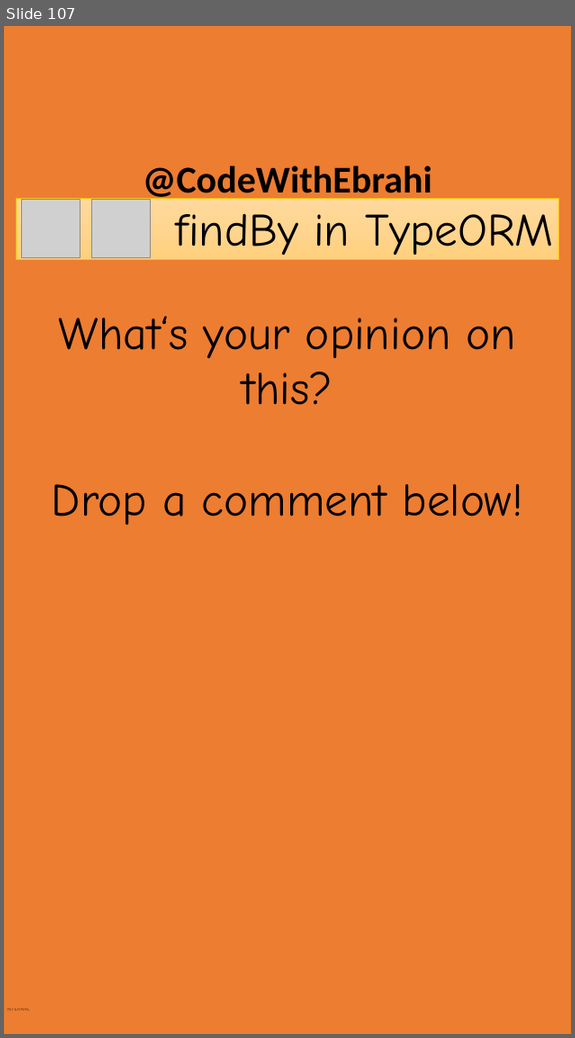
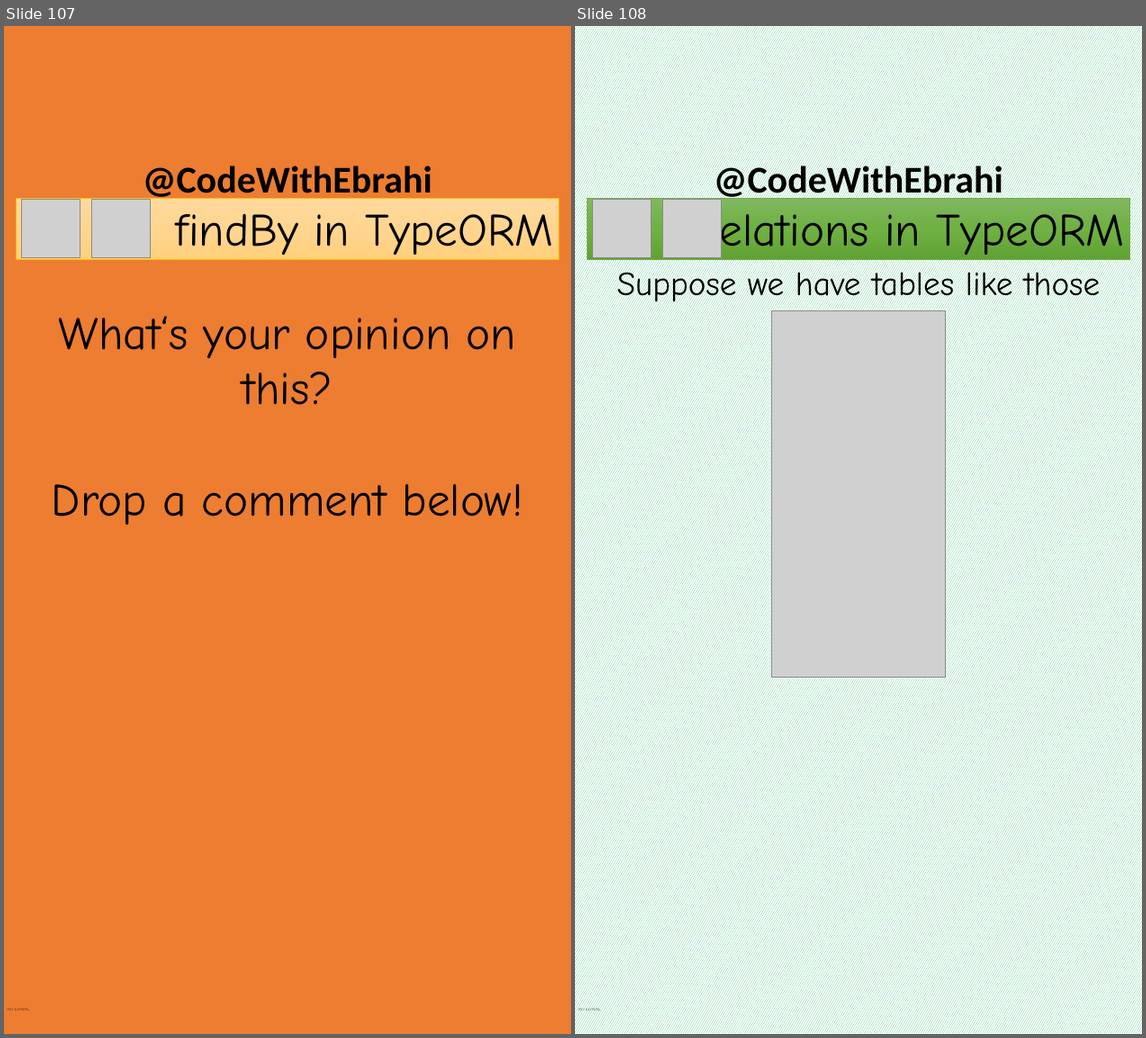
Before and after one commit to ebrahimsalehi1/python_codes, a slide deck: assets/images.pptx. Shown side by side, each under a label of ours: slide 107 before the commit, slides 107 and 108 after it. The pictures are 575x1038 and 1146x1038 pixels, drawn with LibreOffice and Linux fonts; fonts in the diff are those of the drawing; grey boxes stand for pictures; background and template pictures are left out. Boxes give left, top, right and bottom in pixels: in the first picture for what was removed or moved away, otherwise in the second. Text is boxed around its words. In the diff, an @@ line names an element or a change of style, - is before the commit and + after.

Commit message:
added typeorm-003-relations

```diff
--- a/assets/images.pptx
+++ b/assets/images.pptx
@@ slide 108 added at <box>575,26,1142,1034</box>, background pattern #00B050 on #FFFFFF; not listed: 2 template elements that a slide beside it also shows @@
@@ rectangle added at <box>587,198,1129,259</box>, fill gradient #81B861 to #6FB242 to #62A336, outline #70AD47 0.5 pt, 66 pt, text #000000 @@
+Relations in TypeORM
@@ picture added at <box>593,199,651,257</box> @@
@@ picture added at <box>663,199,722,257</box> @@
@@ text added at <box>617,266,1100,311</box>, 48 pt, text #000000 @@
+Suppose we have tables like those below
@@ picture added at <box>771,310,946,678</box> @@
```
Also in this commit, not shown: 4 other slides added, 12 other files.
